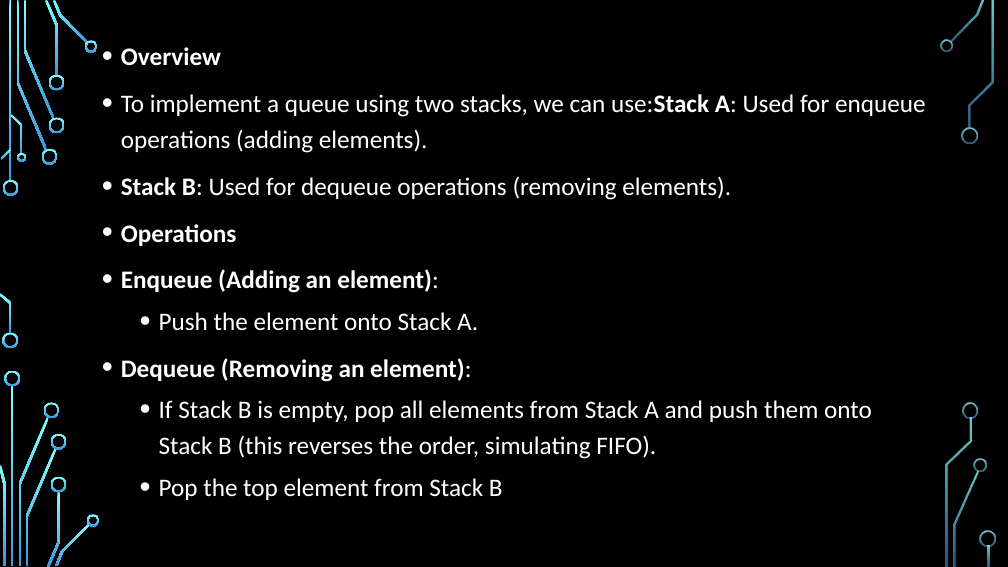
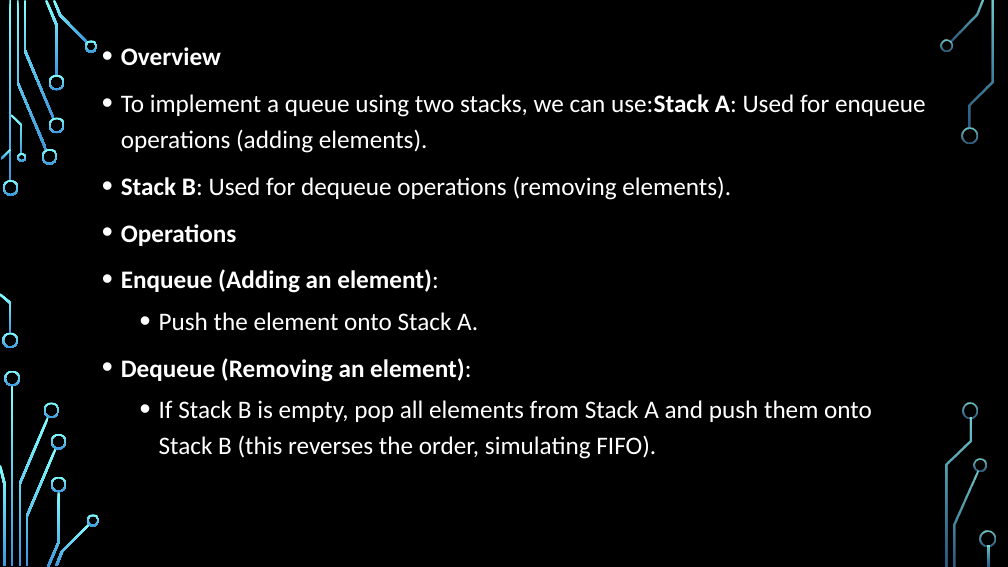
Before and after one commit to thanhye/ASM1, a slide deck: slide 4 of BH01702_TranVanThanh_SE07102.pptx. Drawn at 1008x567 pixels with LibreOffice and Linux fonts; fonts in the diff are those of the drawing; background and template pictures are left out. Boxes give left, top, right and bottom in pixels: in the first picture for what was removed or moved away, otherwise in the second. Text is boxed around its words. In the diff, an @@ line names an element or a change of style, - is before the commit and + after.

```diff
--- a/BH01702_TranVanThanh_SE07102.pptx
+++ b/BH01702_TranVanThanh_SE07102.pptx
@@ text at [159,478,503,500]: paragraph removed @@
-  • Pop the top element from Stack B
```
Also in this commit, not shown: 6 other slides changed, 4 slides added, 1 slide removed.
